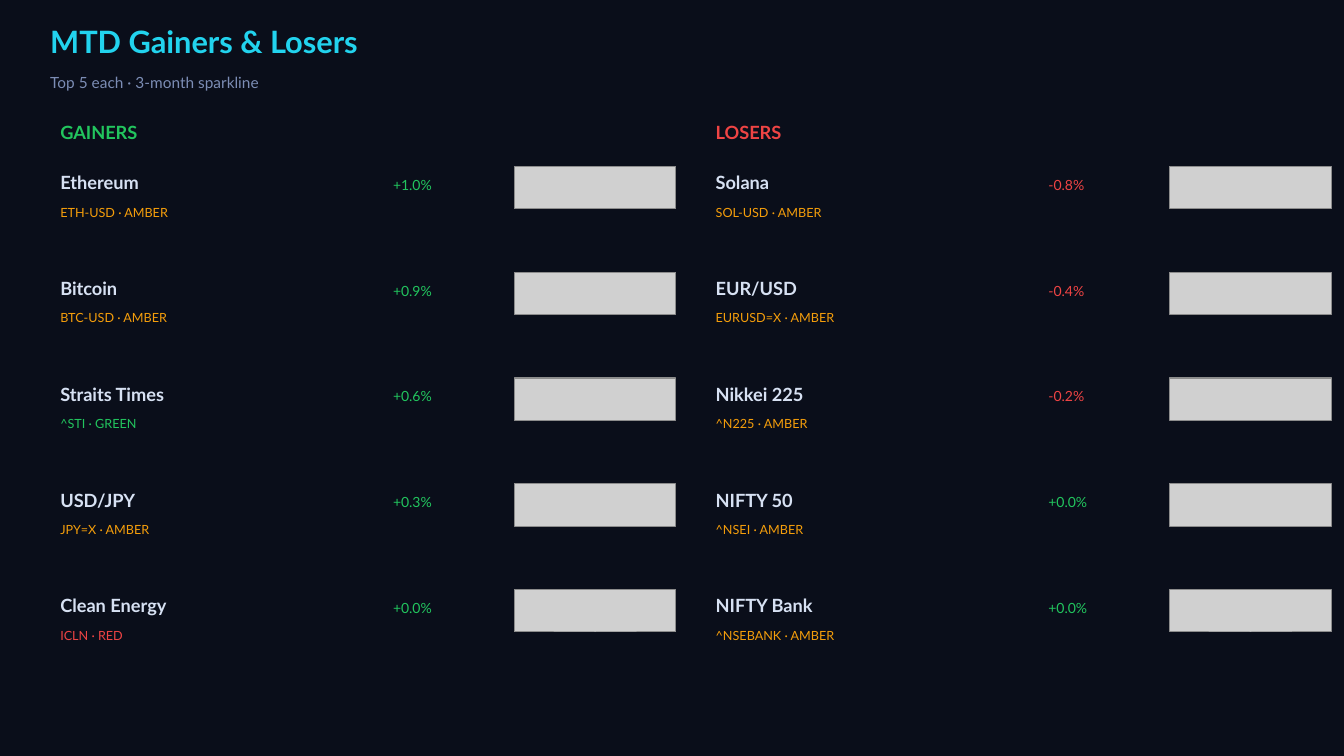
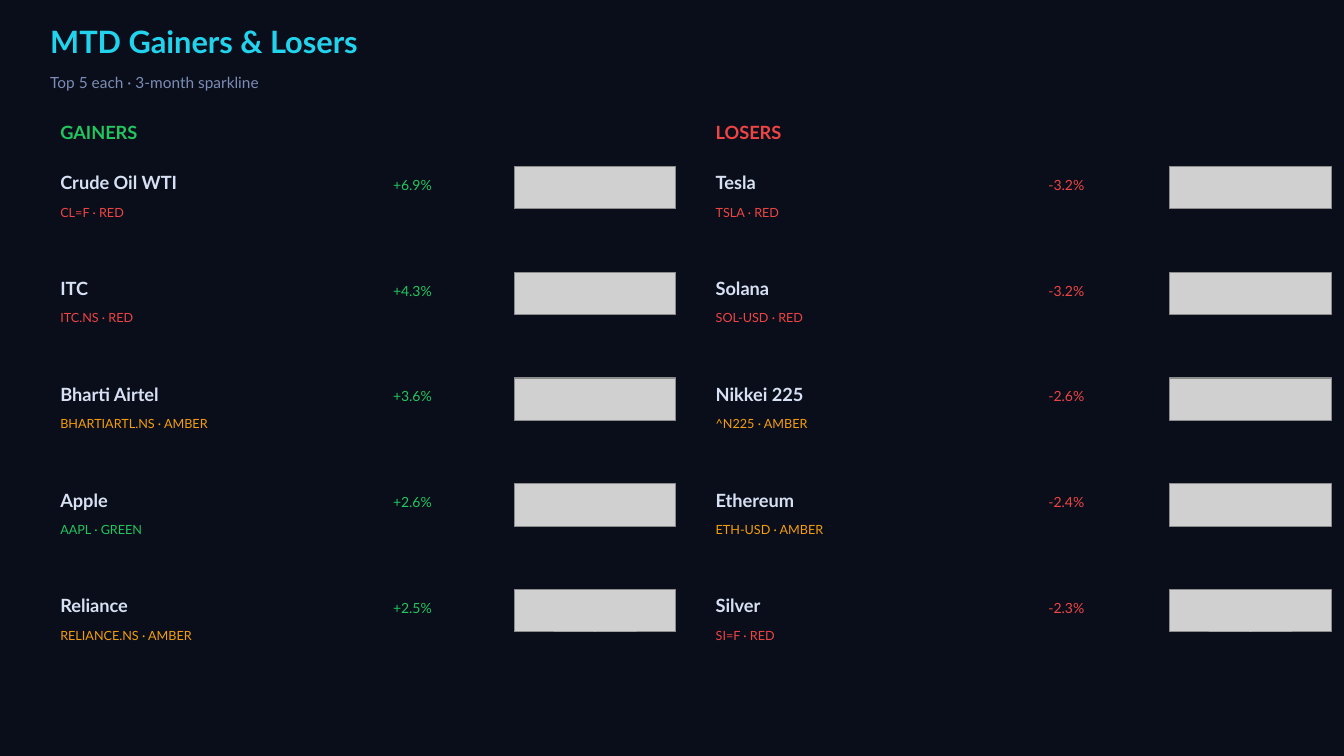
Before and after one commit to Pravkum23/pmr-terminal, a slide deck: slide 2 of docs/pmr_daily.pptx. Drawn at 1344x756 pixels with LibreOffice and Linux fonts; fonts in the diff are those of the drawing; grey boxes stand for pictures. Boxes give left, top, right and bottom in pixels: in the first picture for what was removed or moved away, otherwise in the second. Text is boxed around its words. In the diff, an @@ line names an element or a change of style, - is before the commit and + after.

```diff
--- a/docs/pmr_daily.pptx
+++ b/docs/pmr_daily.pptx
@@ text at (60, 175, 177, 189): text changed @@
-Ethereum
+Crude Oil WTI
@@ text added at (716, 175, 756, 189), 13 pt, text #D7E1F3, bold @@
+Tesla
@@ text at (60, 208, 124, 217): text changed; text colour #F59E0B to #EF4444 @@
-ETH-USD · AMBER
+CL=F · RED
@@ text at (393, 180, 432, 190): text changed @@
-+1.0%
++6.9%
@@ text at (716, 208, 779, 217): text changed; text colour #F59E0B to #EF4444 @@
-SOL-USD · AMBER
+TSLA · RED
@@ text at (1048, 180, 1084, 190): text changed @@
--0.8%
+-3.2%
@@ text at (60, 281, 88, 295): text changed @@
-Bitcoin
+ITC
@@ text at (393, 286, 432, 296): text changed @@
-+0.9%
++4.3%
@@ text "Solana": place and size @@
-text "Solana" at (716, 175, 770, 189)
+text "Solana" at (716, 281, 770, 295)
@@ text removed at (716, 281, 797, 296) @@
-EUR/USD
@@ text at (1048, 286, 1084, 296): text changed @@
--0.4%
+-3.2%
@@ text at (60, 313, 133, 322): text changed; text colour #F59E0B to #EF4444 @@
-BTC-USD · AMBER
+ITC.NS · RED
@@ text at (716, 313, 803, 322): text changed; text colour #F59E0B to #EF4444 @@
-EURUSD=X · AMBER
+SOL-USD · RED
@@ text at (60, 387, 159, 401): text changed @@
-Straits Times
+Bharti Airtel
@@ text at (60, 419, 208, 428): text changed; text colour #22C55E to #F59E0B @@
-^STI · GREEN
+BHARTIARTL.NS · AMBER
@@ text at (393, 391, 432, 401): text changed @@
-+0.6%
++3.6%
@@ text at (1048, 391, 1084, 401): text changed @@
--0.2%
+-2.6%
@@ text at (60, 493, 107, 510): text changed @@
-USD/JPY
+Apple
@@ text at (393, 497, 432, 507): text changed @@
-+0.3%
++2.6%
@@ text at (716, 493, 794, 507): text changed @@
-NIFTY 50
+Ethereum
@@ text at (1048, 497, 1084, 507): text changed; text colour #22C55E to #EF4444 @@
-+0.0%
+-2.4%
@@ text at (60, 525, 142, 534): text changed; text colour #F59E0B to #22C55E @@
-JPY=X · AMBER
+AAPL · GREEN
@@ text at (716, 525, 824, 534): text changed @@
-^NSEI · AMBER
+ETH-USD · AMBER
@@ text at (60, 598, 128, 612): text changed @@
-Clean Energy
+Reliance
@@ text at (716, 598, 761, 612): text changed @@
-NIFTY Bank
+Silver
@@ text at (393, 603, 432, 613): text changed @@
-+0.0%
++2.5%
@@ text at (1048, 603, 1084, 613): text changed; text colour #22C55E to #EF4444 @@
-+0.0%
+-2.3%
@@ text at (60, 631, 192, 640): text changed; text colour #EF4444 to #F59E0B @@
-ICLN · RED
+RELIANCE.NS · AMBER
@@ text at (716, 631, 775, 640): text changed; text colour #F59E0B to #EF4444 @@
-^NSEBANK · AMBER
+SI=F · RED
```
Also in this commit, not shown: 4 other slides changed, 2 other files.
